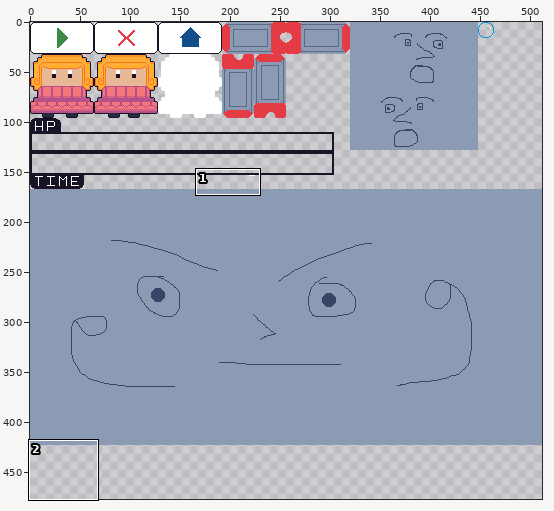
A sprite sheet gets an edit: res/spritesheet.png. The picture above shows the old version from afar; the outline marks the close-up.
Close-up. Earlier state:
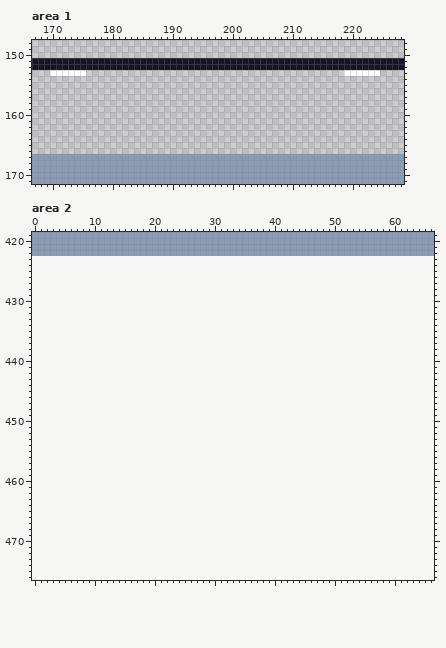
The file is 512x423 pixels. Pixels under 10% opacity are left out. Shown: area 1: x 167..228, y 148..171; area 2: x 0..66, y 419..476. The old version is drawn lined up with the new one, on the new canvas. The commit also changed other parts of the picture, which this record leaves out.
After the commit:
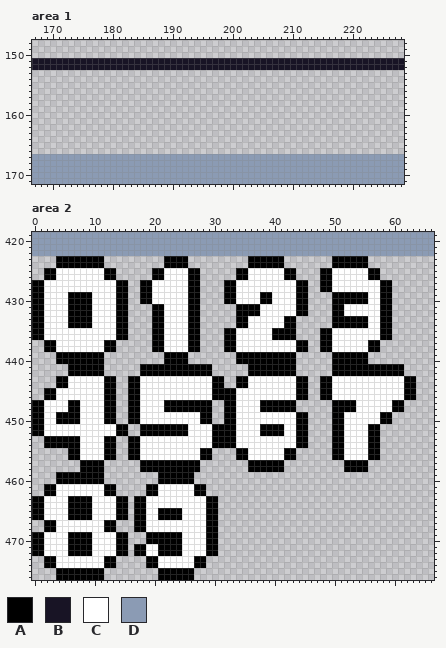
Palette (. is transparent): A #000000  B #181425  C #ffffff  D #8b9bb4
From old to new:
canvas 512x423 -> 512x477
Changed rows in their new state; - is an unchanged pixel.
Area 1:
first column x 170:
153 ......-------------------------------------------......
Area 2:
first column x 0:
423 ----AAAAAAAA----------AAAA----------AAAAAA--------AAAAAA--------
424 ----AAAAAAAA----------AAAA----------AAAAAA--------AAAAAA--------
425 --AACCCCCCCCAA------AACCCCAA------AACCCCCCAA----AACCCCCCAA------
426 --AACCCCCCCCAA------AACCCCAA------AACCCCCCAA----AACCCCCCAA------
427 AACCCCCCCCCCCCAA--AACCCCCCAA----AACCCCCCCCCCAA--AACCCCCCCCAA----
428 AACCCCCCCCCCCCAA--AACCCCCCAA----AACCCCCCCCCCAA--AACCCCCCCCAA----
429 AACCCCAAAACCCCAA--AACCCCCCAA----AACCCCAACCCCAA----AAAAAACCAA----
430 AACCCCAAAACCCCAA--AACCCCCCAA----AACCCCAACCCCAA----AAAAAACCAA----
431 AACCCCAAAACCCCAA----AACCCCAA------AAAACCCCCCAA----AACCCCCCAA----
432 AACCCCAAAACCCCAA----AACCCCAA------AAAACCCCCCAA----AACCCCCCAA----
433 AACCCCAAAACCCCAA----AACCCCAA------AACCCCCCAA------AAAAAACCAA----
434 AACCCCAAAACCCCAA----AACCCCAA------AACCCCCCAA------AAAAAACCAA----
435 AACCCCCCCCCCCCAA----AACCCCAA----AACCCCCCAAAA----AACCCCCCCCAA----
436 AACCCCCCCCCCCCAA----AACCCCAA----AACCCCCCAAAA----AACCCCCCCCAA----
437 --AACCCCCCCCAA------AACCCCAA----AACCCCCCCCCCAA--AACCCCCCAA------
438 --AACCCCCCCCAA------AACCCCAA----AACCCCCCCCCCAA--AACCCCCCAA------
439 ----AAAAAAAA----------AAAA--------AAAAAAAAAA------AAAAAA--------
440 ----AAAAAAAA----------AAAA--------AAAAAAAAAA------AAAAAA--------
441 ------AAAAAA------AAAAAAAAAAAA------AAAAAAAA------AAAAAAAAAAAA--
442 ------AAAAAA------AAAAAAAAAAAA------AAAAAAAA------AAAAAAAAAAAA--
443 ----AACCCCCCAA--AACCCCCCCCCCCCAA--AACCCCCCCCAA--AACCCCCCCCCCCCAA
444 ----AACCCCCCAA--AACCCCCCCCCCCCAA--AACCCCCCCCAA--AACCCCCCCCCCCCAA
445 --AACCCCCCCCAA--AACCCCCCCCCCCCAAAACCCCCCCCCCAA--AACCCCCCCCCCCCAA
446 --AACCCCCCCCAA--AACCCCCCCCCCCCAAAACCCCCCCCCCAA--AACCCCCCCCCCCCAA
447 AACCCCAACCCCAA--AACCCCAAAAAAAA--AACCCCAAAAAA------AAAACCCCCCAA--
448 AACCCCAACCCCAA--AACCCCAAAAAAAA--AACCCCAAAAAA------AAAACCCCCCAA--
449 AACCAAAACCCCAA--AACCCCCCCCCCAA--AACCCCCCCCCCAA----AACCCCCCAA----
450 AACCAAAACCCCAA--AACCCCCCCCCCAA--AACCCCCCCCCCAA----AACCCCCCAA----
451 AACCCCCCCCCCCCAA--AAAAAAAACCCCAAAACCCCAAAACCAA----AACCCCAA------
452 AACCCCCCCCCCCCAA--AAAAAAAACCCCAAAACCCCAAAACCAA----AACCCCAA------
453 --AAAAAACCCCAA--AACCCCCCCCCCCCAAAACCCCCCCCCCAA----AACCCCAA------
454 --AAAAAACCCCAA--AACCCCCCCCCCCCAAAACCCCCCCCCCAA----AACCCCAA------
455 ------AACCCCAA--AACCCCCCCCCCAA----AACCCCCCAA------AACCCCAA------
456 ------AACCCCAA--AACCCCCCCCCCAA----AACCCCCCAA------AACCCCAA------
457 --------AAAA------AAAAAAAAAA--------AAAAAA----------AAAA--------
458 --------AAAA------AAAAAAAAAA--------AAAAAA----------AAAA--------
459 ----AAAAAAAA---------AAAAAA-------------------------------------
460 ----AAAAAAAA---------AAAAAA-------------------------------------
461 --AACCCCCCCCAA-----AACCCCCCAA-----------------------------------
462 --AACCCCCCCCAA-----AACCCCCCAA-----------------------------------
463 AACCCCAAAACCCCAA-AACCCCCCCCCCAA---------------------------------
464 AACCCCAAAACCCCAA-AACCCCCCCCCCAA---------------------------------
465 AACCCCAAAACCCCAA-AACCAAAACCCCAA---------------------------------
466 AACCCCAAAACCCCAA-AACCAAAACCCCAA---------------------------------
467 --AACCCCCCCCAA---AACCCCCCCCCCAA---------------------------------
468 --AACCCCCCCCAA---AACCCCCCCCCCAA---------------------------------
469 AACCCCAAAACCCCAA---AAAAAACCCCAA---------------------------------
470 AACCCCAAAACCCCAA---AAAAAACCCCAA---------------------------------
471 AACCCCAAAACCCCAA-AACCAAAACCCCAA---------------------------------
472 AACCCCAAAACCCCAA-AACCAAAACCCCAA---------------------------------
473 --AACCCCCCCCAA-----AACCCCCCAA-----------------------------------
474 --AACCCCCCCCAA-----AACCCCCCAA-----------------------------------
475 ----AAAAAAAA---------AAAAAA-------------------------------------
476 ----AAAAAAAA---------AAAAAA-------------------------------------
Boxes around the changes in both close-ups, in picture pixels (x1, y1, x2, y2):
erased: (50, 70, 86, 76)
erased: (344, 70, 380, 76)
added: (32, 256, 416, 580)
